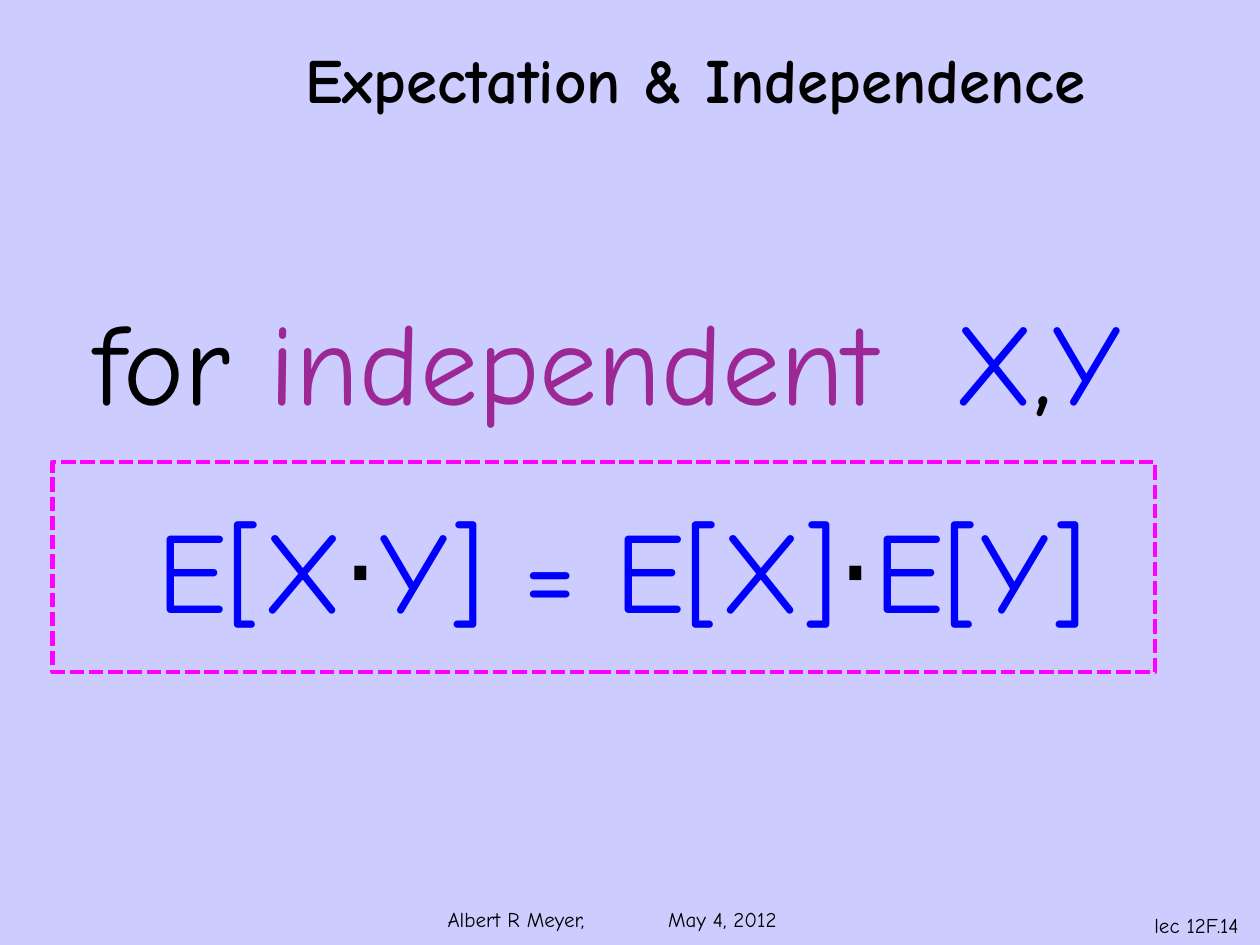
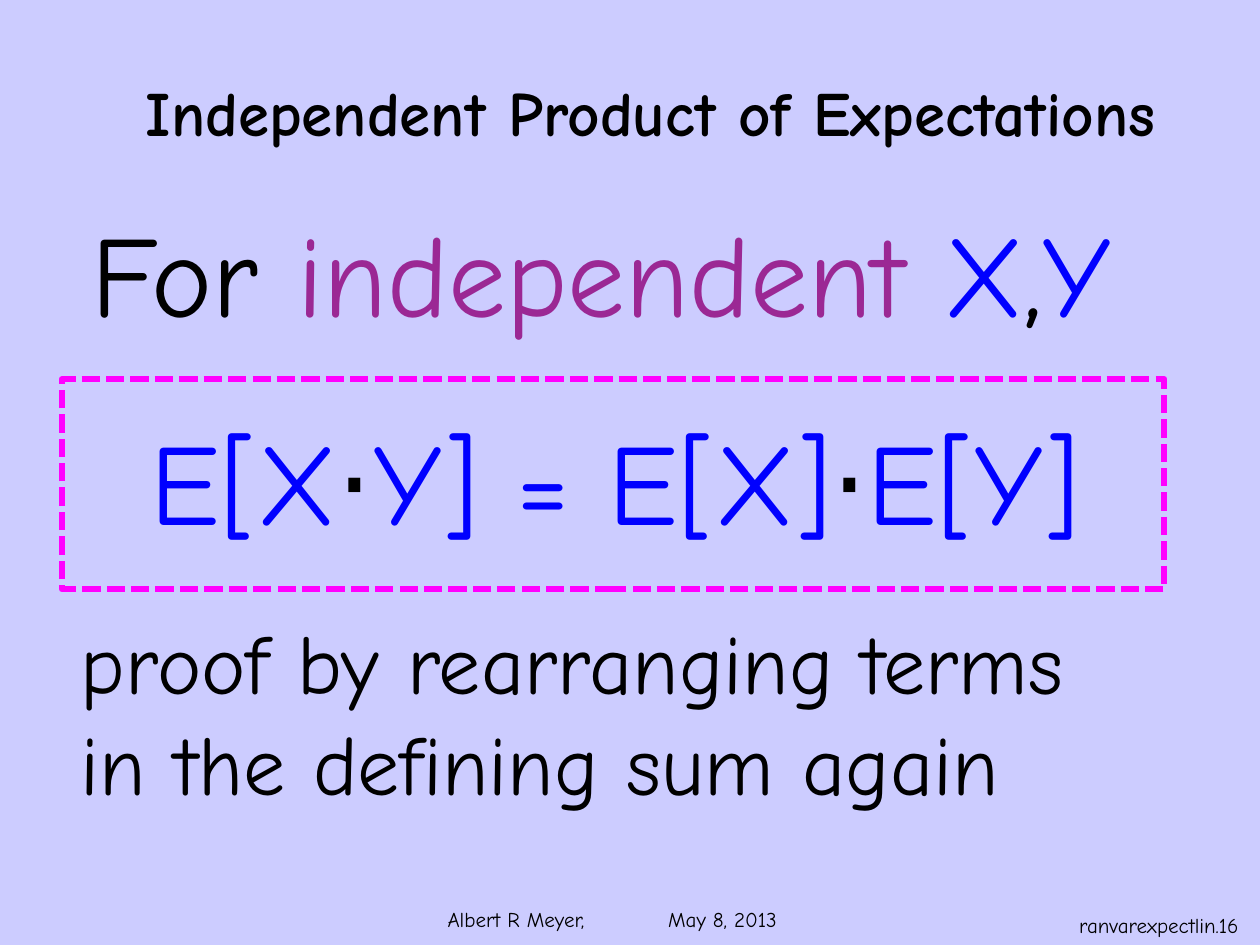
Before and after one commit to armeyer/mcs_web, a slide deck: slide 16 of spring13/slides13/ranvar-expect-linear.pptx (slide 14 before the commit). Drawn at 1260x945 pixels with LibreOffice and Linux fonts; fonts in the diff are those of the drawing; background and template pictures are left out. Boxes give left, top, right and bottom in pixels: in the first picture for what was removed or moved away, otherwise in the second. Text is boxed around its words. In the diff, an @@ line names an element or a change of style, - is before the commit and + after.

Commit message:
ranvar slides

```diff
--- a/spring13/slides13/ranvar-expect-linear.pptx
+++ b/spring13/slides13/ranvar-expect-linear.pptx
@@ title at (146,93,1155,148): text changed @@
-Expectation & Independence
+Independent Product of Expectations
@@ text "For independent X,Y": place and size @@
-text "For independent X,Y" at (94,325,1122,628)
+text "For independent X,Y" at (92,237,1111,540)
@@ text at (92,237,1111,340): text changed @@
-for independent X,Y
+For independent X,Y
@@ rectangle: place and size @@
-rectangle at (53,462,1155,673)
+rectangle at (62,379,1164,590)
@@ rectangle at (62,379,1164,590): outline #FF00FF 2.75 pt dashed to #FF00FF 3.5 pt dashed @@
@@ text added at (81,636,1063,811), 48 pt, text #000000 @@
+proof by rearranging terms
+in the defining sum again
@@ text at (448,912,777,931): text changed @@
-Albert R Meyer, May 4, 2012
+Albert R Meyer, May 8, 2013
@@ page number at (1079,919,1238,937): text changed @@
-lec 12F.14
+ranvarexpectlin.16
```
Also in this commit, not shown: 14 other slides changed, 6 slides added, 6 other files.
